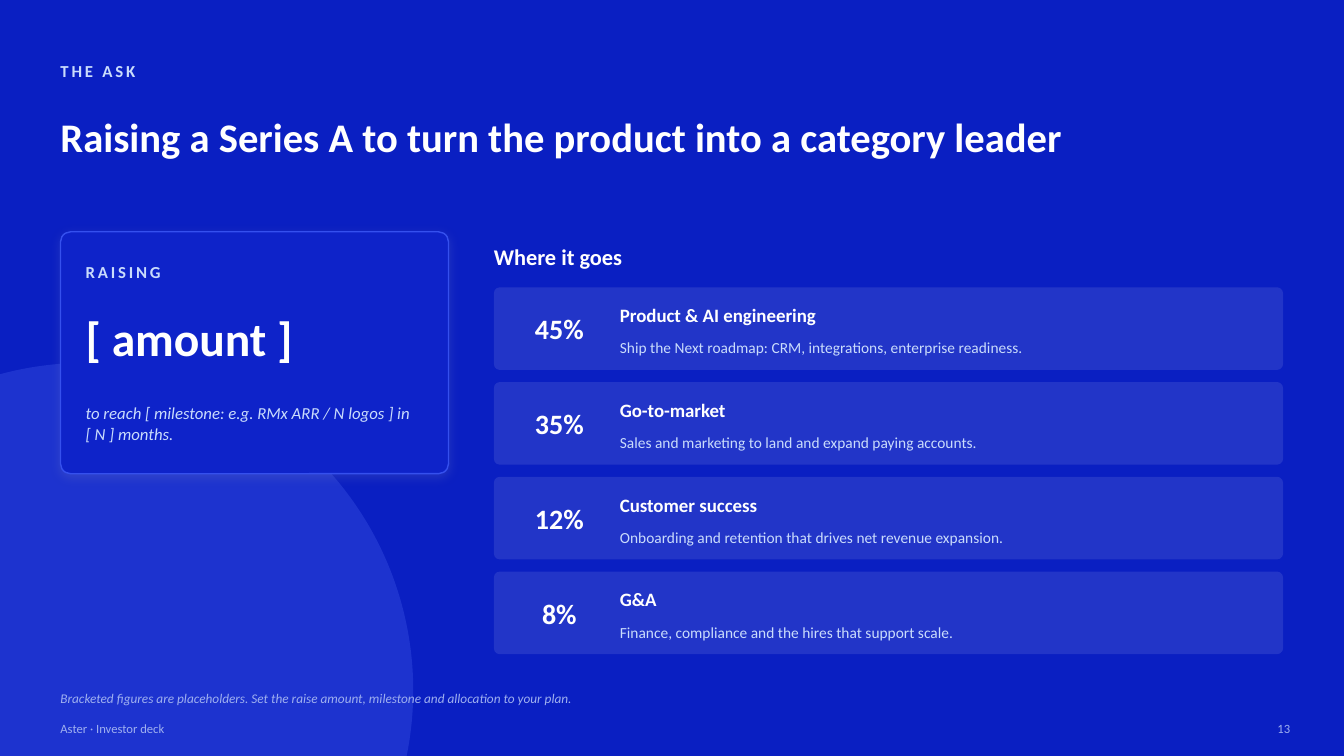
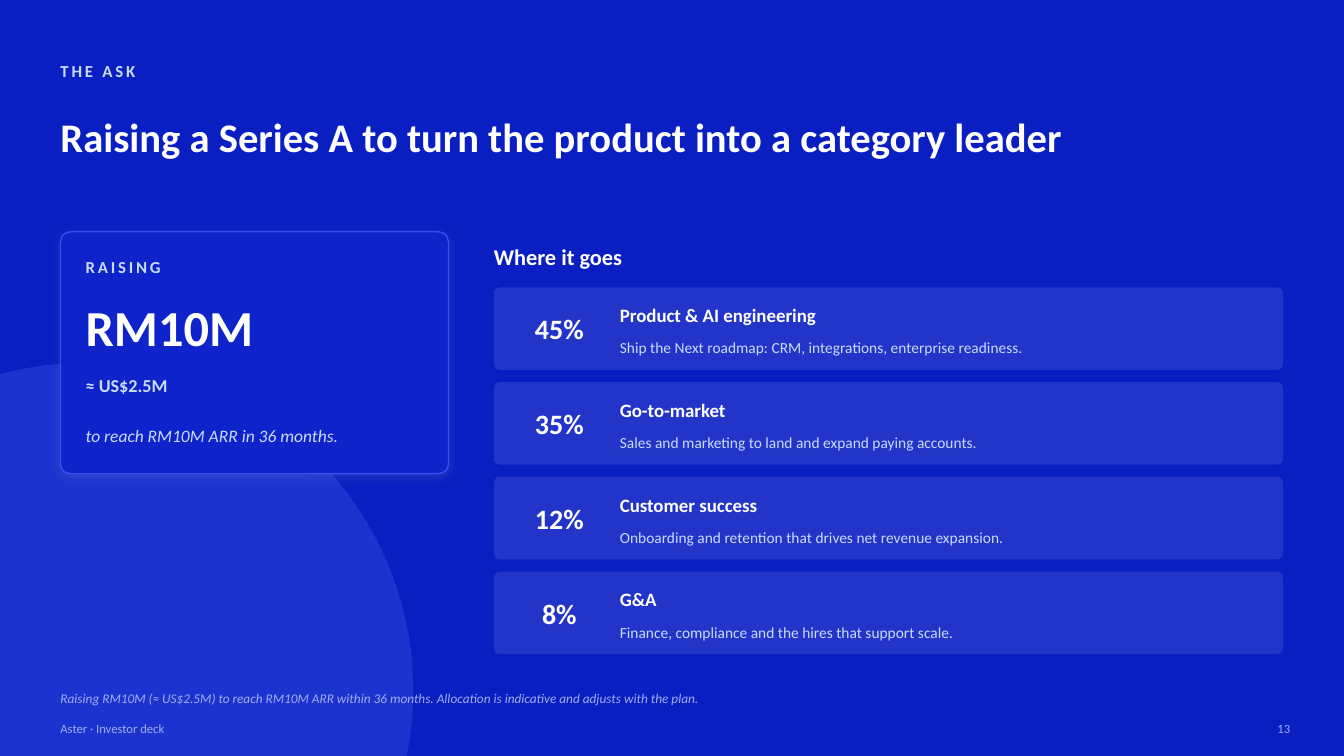
Before and after one commit to shahramly83/aster, a slide deck: slide 13 of docs/aster-investor.pptx. Drawn at 1344x756 pixels with LibreOffice and Linux fonts; fonts in the diff are those of the drawing. Boxes give left, top, right and bottom in pixels: in the first picture for what was removed or moved away, otherwise in the second. Text is boxed around its words. In the diff, an @@ line names an element or a change of style, - is before the commit and + after.

```diff
--- a/docs/aster-investor.pptx
+++ b/docs/aster-investor.pptx
@@ text "RAISING" moved from (x1=86, y1=267, x2=161, y2=278) to (x1=86, y1=262, x2=161, y2=273) @@
@@ text added at (x1=86, y1=313, x2=253, y2=347), 36 pt, text #FFFFFF, bold @@
+RM10M
@@ text removed at (x1=112, y1=326, x2=267, y2=357) @@
-[ amount ]
@@ text added at (x1=99, y1=380, x2=168, y2=394), 13 pt, text #CADCFC, bold @@
+≈ US$2.5M
@@ text at (x1=86, y1=430, x2=338, y2=442): text changed; size 12 to 12.5 pt @@
-to reach [ milestone: e.g. RMx ARR / N logos ] in [ N ] months.
+to reach RM10M ARR in 36 months.
@@ text at (x1=60, y1=693, x2=698, y2=705): text changed @@
-Bracketed figures are placeholders. Set the raise amount, milestone and allocation to your plan.
+Raising RM10M (≈ US$2.5M) to reach RM10M ARR within 36 months. Allocation is indicative and adjusts with the plan.
```
